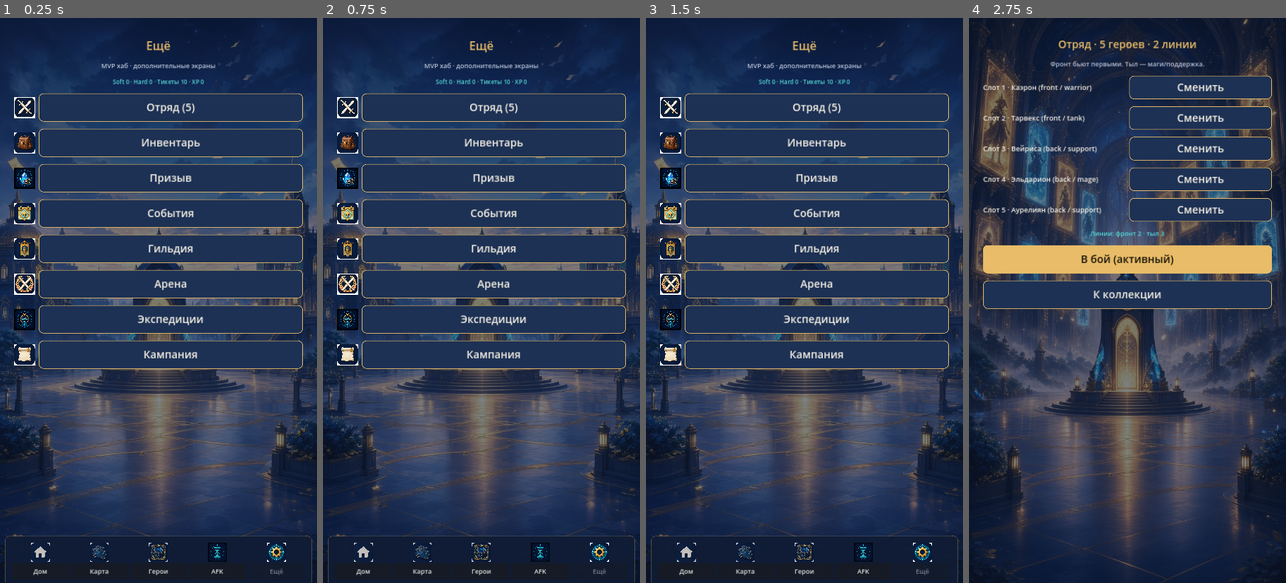
Above: before the commit, frames 1-4 (left to right).
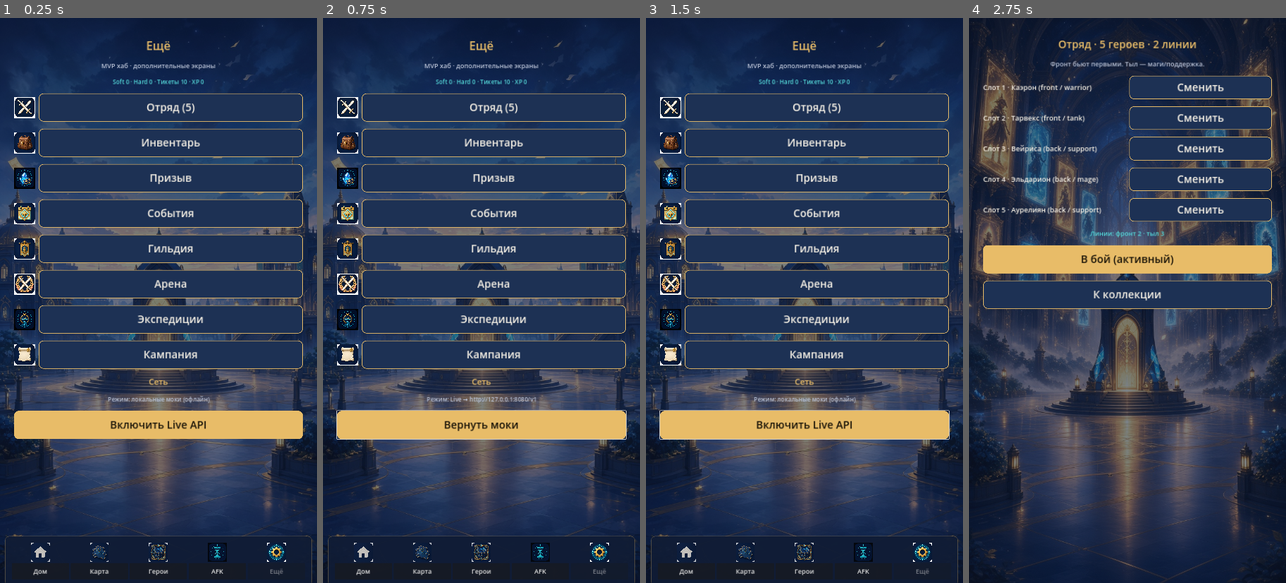
Above: after the commit, the same moments.

Repository: maillunex-lang/SarcasmAfk
Game: Godot game, scene res://scenes/more/more.tscn
The game is run twice, just before and just after one commit, with the same random seed, the same clock (stepped at 60 frames per second) and the same inputs. This scene is started directly instead of the project's main scene.
Inputs (mouse positions are in pixels of both pictures, inside the frame that each line leads up to):
- Up to frame 1 (0.25 s): no input
- Up to frame 2 (0.75 s): click (481, 424) at 0.5 s, where only the run after the commit has a clickable "Включить Live API"
- Up to frame 3 (1.5 s): click (804, 424) at 1.25 s, where only the run after the commit has a clickable "Вернуть моки"
- Up to frame 4 (2.75 s): click "Отряд (5)" at 2 s

The runs differ from the first frame. In frame 1, 4.7% of the frame differs, in the area x 4-96%, y 63-75%; in frame 2, 5.0%; in frame 3, 5.0%; in frame 4, nothing differs.

Commit message:
Add admin metrics, logging, live toggle, backup (T-093–T-096)
Expose /readyz and /v1/admin/metrics with request logging counters,
add More-screen live/mock API toggle persisted in GameState, and
ship scripts/backup_db.sh for Postgres dumps.

Co-authored-by: maillunex-lang <maillunex-lang@users.noreply.github.com>

Diff:
--- a/client/scripts/autoload/game_state.gd
+++ b/client/scripts/autoload/game_state.gd
@@ -31,6 +31,8 @@
 var active_quest_id: String = ""
 var active_battle_id: String = ""
 var pending_dialogue_quest_id: String = ""
+var prefer_live_api: bool = false
+var live_api_url: String = "http://127.0.0.1:8080/v1"
 
 # AFK / expeditions
 var afk_started_unix: int = 0
@@ -51,9 +53,36 @@
 	_load_content_packs()
 	_load_heroes()
 	load_game()
+	_apply_api_mode()
 	if afk_started_unix == 0:
 		afk_started_unix = int(Time.get_unix_time_from_system())
 		afk_claimed_unix = afk_started_unix
+
+
+func _apply_api_mode() -> void:
+	if prefer_live_api:
+		api.configure_live(live_api_url)
+		var auth: Dictionary = api.auth_anonymous()
+		if not bool(auth.get("ok", false)):
+			push_warning("Live API auth failed; staying configured live with empty token")
+	else:
+		api.configure_mock()
+
+
+func set_live_api(enabled: bool, url: String = "") -> Dictionary:
+	prefer_live_api = enabled
+	if url != "":
+		live_api_url = url
+	_apply_api_mode()
+	save_game()
+	progress_changed.emit()
+	return {
+		"ok": true,
+		"live": prefer_live_api,
+		"mock": api.is_mock(),
+		"token": api.auth_token,
+		"base_url": api.base_url,
+	}
 
 
 func _load_content_packs() -> void:
@@ -426,6 +455,8 @@
 		"afk_claimed_unix": afk_claimed_unix,
 		"active_expedition_id": active_expedition_id,
 		"expedition_ends_unix": expedition_ends_unix,
+		"prefer_live_api": prefer_live_api,
+		"live_api_url": live_api_url,
 	}
 	var file := FileAccess.open(SAVE_PATH, FileAccess.WRITE)
 	if file:
@@ -465,6 +496,8 @@
 	afk_claimed_unix = int(data.get("afk_claimed_unix", afk_claimed_unix))
 	active_expedition_id = str(data.get("active_expedition_id", ""))
 	expedition_ends_unix = int(data.get("expedition_ends_unix", 0))
+	prefer_live_api = bool(data.get("prefer_live_api", false))
+	live_api_url = str(data.get("live_api_url", live_api_url))
 	var old_flags = data.get("quest_flags", {})
 	if typeof(old_flags) == TYPE_DICTIONARY and old_flags.get("CH01-Q01", false):
 		completed_quests["CH01-Q01"] = true
@@ -491,5 +524,8 @@
 	afk_claimed_unix = afk_started_unix
 	active_expedition_id = ""
 	expedition_ends_unix = 0
-	save_game()
-	progress_changed.emit()
+	prefer_live_api = false
+	if api != null:
+		api.configure_mock()
+	save_game()
+	progress_changed.emit()
--- a/client/scripts/ui/more_screen.gd
+++ b/client/scripts/ui/more_screen.gd
@@ -38,6 +38,22 @@
 		btn.pressed.connect(item[2])
 		row.add_child(btn)
 
+	vbox.add_child(DesignTokens.make_label("Сеть", 28, DesignTokens.COLOR_ACCENT_GOLD))
+	var mode_lbl := DesignTokens.make_label(_api_mode_text(), 20, DesignTokens.COLOR_TEXT_MUTED)
+	vbox.add_child(mode_lbl)
+	var toggle := DesignTokens.make_button(
+		"Включить Live API" if GameState.api.is_mock() else "Вернуть моки",
+		true
+	)
+	toggle.pressed.connect(func() -> void:
+		var want_live := GameState.api.is_mock()
+		var res: Dictionary = GameState.set_live_api(want_live)
+		mode_lbl.text = _api_mode_text()
+		toggle.text = "Включить Live API" if GameState.api.is_mock() else "Вернуть моки"
+		print("[More] api mode live=%s ok=%s" % [res.get("live"), res.get("ok")])
+	)
+	vbox.add_child(toggle)
+
 	var pad := Control.new()
 	pad.size_flags_vertical = Control.SIZE_EXPAND_FILL
 	vbox.add_child(pad)
@@ -45,3 +61,9 @@
 	bottom.custom_minimum_size = Vector2(0, 120)
 	vbox.add_child(bottom)
 	HubChrome.attach(self, get_tree(), "more")
+
+
+func _api_mode_text() -> String:
+	if GameState.api.is_mock():
+		return "Режим: локальные моки (офлайн)"
+	return "Режим: Live → %s" % GameState.live_api_url
Not shown, changed: docs/ROAD.md
Not shown, changed: docs/STATUS.md
Not shown, changed: docs/TASK_QUEUE.md
Not shown, added: scripts/backup_db.sh
Not shown, changed: server/cmd/api/main.go
Not shown, added: server/internal/httpapi/middleware.go
Not shown, changed: server/internal/httpapi/server.go
Not shown, changed: server/internal/httpapi/server_test.go
